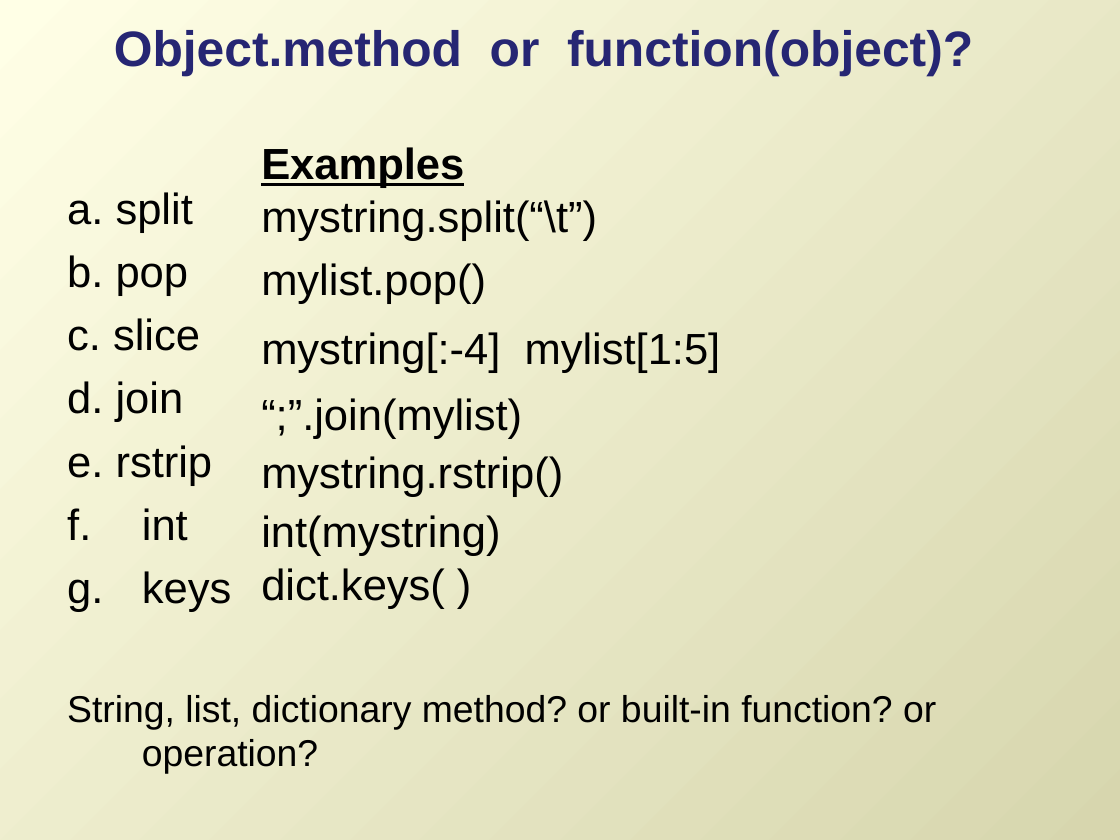
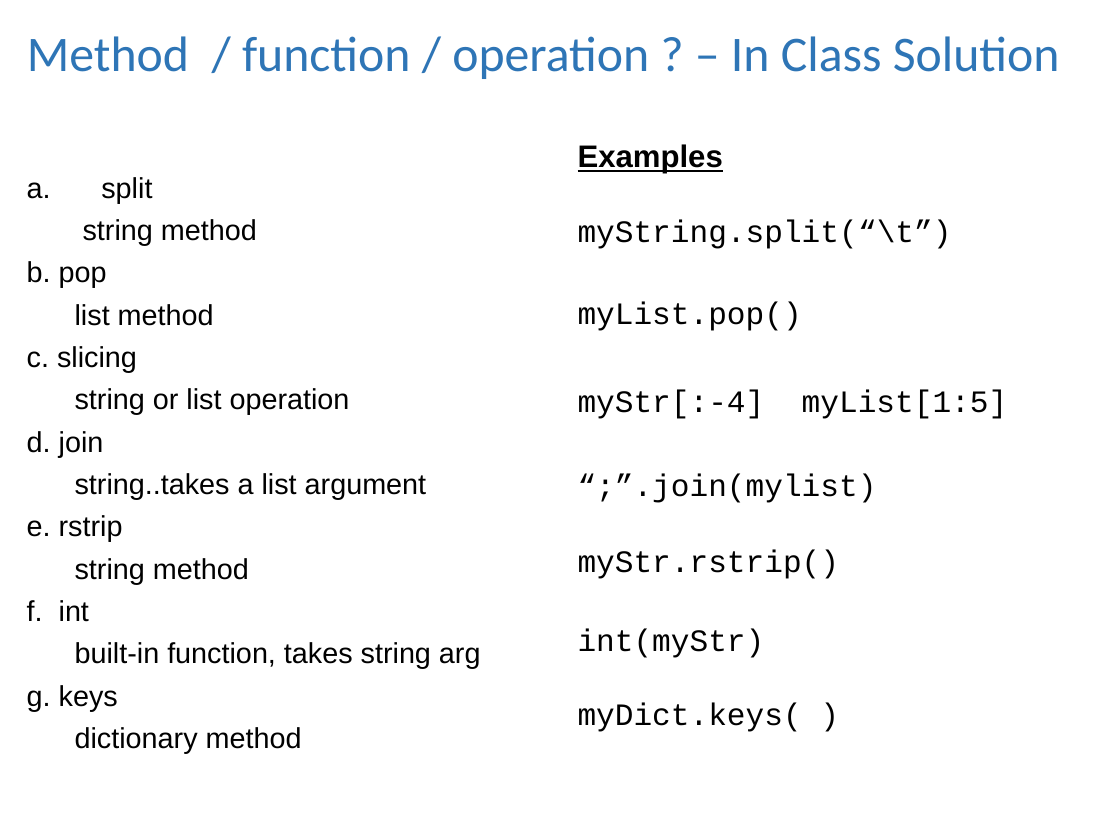
Before and after one commit to lgtateos/gis540, a slide deck: slide 3 of slides/fileIO.ppt (slide 4 before the commit). Drawn at 1120x840 pixels with LibreOffice and Linux fonts; fonts in the diff are those of the drawing. Boxes give left, top, right and bottom in pixels: in the first picture for what was removed or moved away, otherwise in the second. Text is boxed around its words. In the diff, an @@ line names an element or a change of style, - is before the commit and + after.

```diff
--- a/slides/fileIO.ppt
+++ b/slides/fileIO.ppt
@@ background gradient #FFFFE6 to #D7D6AE to #FFFFFF @@
@@ title at (27,36,1060,79): text changed; font Arial to Calibri; text colour #262673 to #2E75B6; bold off @@
-Object.method or function(object)?
+Method / function / operation ? – In Class Solution
@@ text "split": place and size @@
-text "split" at (67,192,936,774)
+text "split" at (27,177,481,753)
@@ text "Examples": place and size @@
-text "Examples" at (261,147,721,609)
+text "Examples" at (578,144,1008,732)
@@ text at (578,144,877,503): size 28 to 20 pt in "Examples", "“;”.join(mylist)"; font Arial to Courier New in "“;”.join(mylist)" @@
@@ text at (83,177,257,245): text changed; size 28 to 18.5 pt @@
-a. split
+a. split
+string method
@@ text at (578,219,1008,419): text changed; size 28 to 20 pt; font Arial to Courier New @@
-mystring.split(“\t”)
-mylist.pop()
-mystring[:-4] mylist[1:5]
+myString.split(“\t”)
+myList.pop()
+myStr[:-4] myList[1:5]
@@ text at (27,261,123,542): size 28 to 18.5 pt in "b. pop", "d. join", "e. rstrip"; less space between paragraphs @@
@@ text at (27,304,350,415): text changed; size 28 to 18.5 pt @@
-c. slice
+list method
+c. slicing
+string or list operation
@@ text at (75,473,426,499): paragraph added @@
+string..takes a list argument
@@ text at (27,558,481,753): text changed; size 24 to 18.5 pt @@
-f. int
-g. keys
-String, list, dictionary method? or built-in function? or operation?
+string method
+f. int
+built-in function, takes string arg
+g. keys
+dictionary method
@@ text at (578,550,840,732): text changed; size 28 to 20 pt; font Arial to Courier New @@
-mystring.rstrip()
-int(mystring)
-dict.keys( )
+myStr.rstrip()
+int(myStr)
+myDict.keys( )
```
Also in this commit, not shown: 23 other slides changed, 13 slides added, 3 slides removed.
